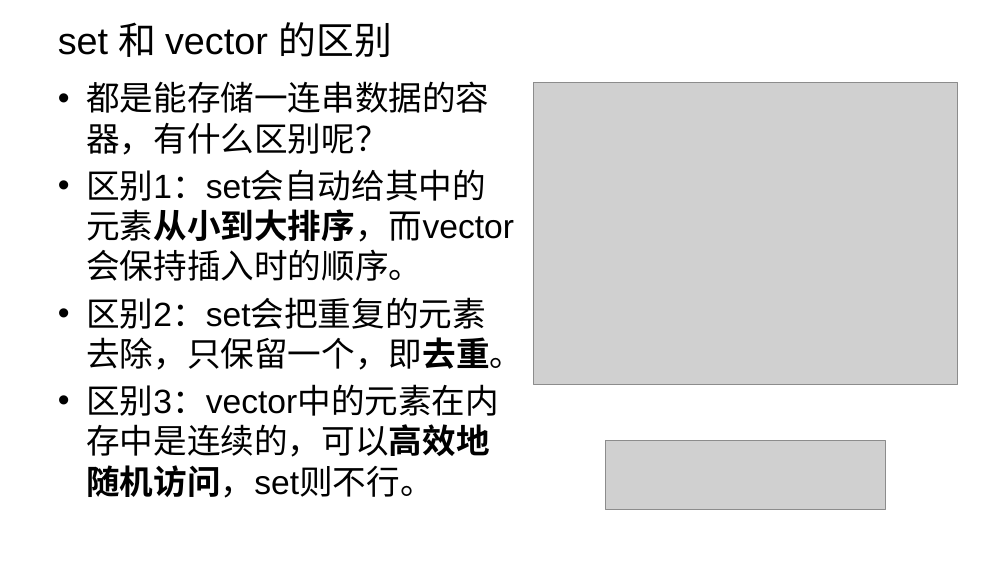
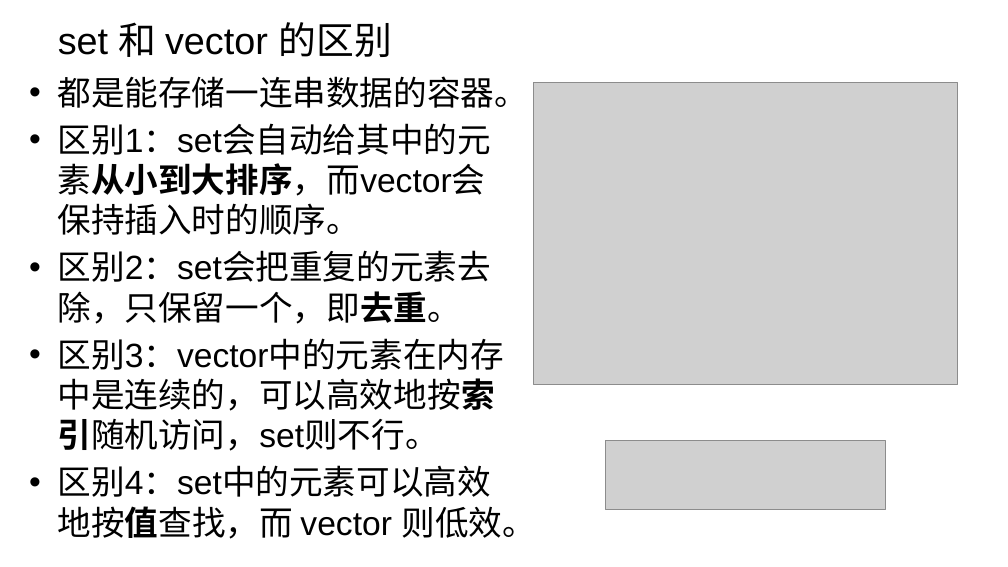
Before and after one commit to parallel101/course, a slide deck: slide 2 of 14/slides.pptx. Drawn at 1008x567 pixels with LibreOffice and Linux fonts; fonts in the diff are those of the drawing; grey boxes stand for pictures; background and template pictures are left out. Boxes give left, top, right and bottom in pixels: in the first picture for what was removed or moved away, otherwise in the second. Text is boxed around its words. In the diff, an @@ line names an element or a change of style, - is before the commit and + after.

```diff
--- a/14/slides.pptx
+++ b/14/slides.pptx
@@ text "都是能存储一连串数据的容器。": place and size @@
-text "都是能存储一连串数据的容器。" at box(86, 81, 523, 498)
+text "都是能存储一连串数据的容器。" at box(57, 76, 535, 539)
@@ text at box(57, 76, 528, 108): text changed @@
-• 都是能存储一连串数据的容器，有什么区别呢？
+• 都是能存储一连串数据的容器。
@@ text at box(57, 338, 535, 539): text changed @@
-• 区别3：vector中的元素在内存中是连续的，可以高效地随机访问，set则不行。
+• 区别3：vector中的元素在内存中是连续的，可以高效地按索引随机访问，set则不行。
+• 区别4：set中的元素可以高效地按值查找，而 vector 则低效。
```
Also in this commit, not shown: 1 other slide changed, 22 slides added, 12 other files.
